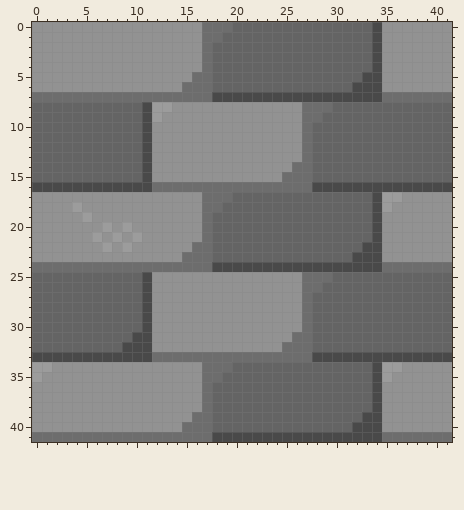
Two states of a pixel-art sprite, platformer/objects/block2.png. This is how it looked before the edit.
The file is 42x42 pixels.
After:
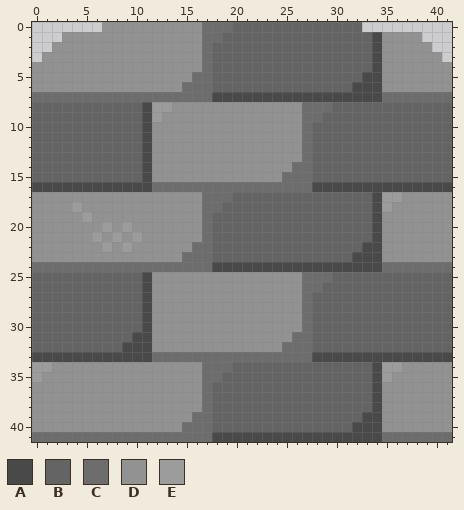
Palette (. is transparent): A #494949  B #646464  C #6d6d6d  D #929292  E #9c9c9c
The exact change:
@@ x 0..41 @@
- 0 DDDDDDDDDDDDDDDDDCCCBBBBBBBBBBBBBBADDDDDDD
- 1 DDDDDDDDDDDDDDDDDCCBBBBBBBBBBBBBBBADDDDDDD
- 2 DDDDDDDDDDDDDDDDDCBBBBBBBBBBBBBBBBADDDDDDD
- 3 DDDDDDDDDDDDDDDDDCBBBBBBBBBBBBBBBBADDDDDDD
+ 0 .......DDDDDDDDDDCCCBBBBBBBBBBBBB.........
+ 1 ...DDDDDDDDDDDDDDCCBBBBBBBBBBBBBBBADDDD...
+ 2 ..DDDDDDDDDDDDDDDCBBBBBBBBBBBBBBBBADDDDD..
+ 3 .DDDDDDDDDDDDDDDDCBBBBBBBBBBBBBBBBADDDDDD.
  4 DDDDDDDDDDDDDDDDDCBBBBBBBBBBBBBBBBADDDDDDD
